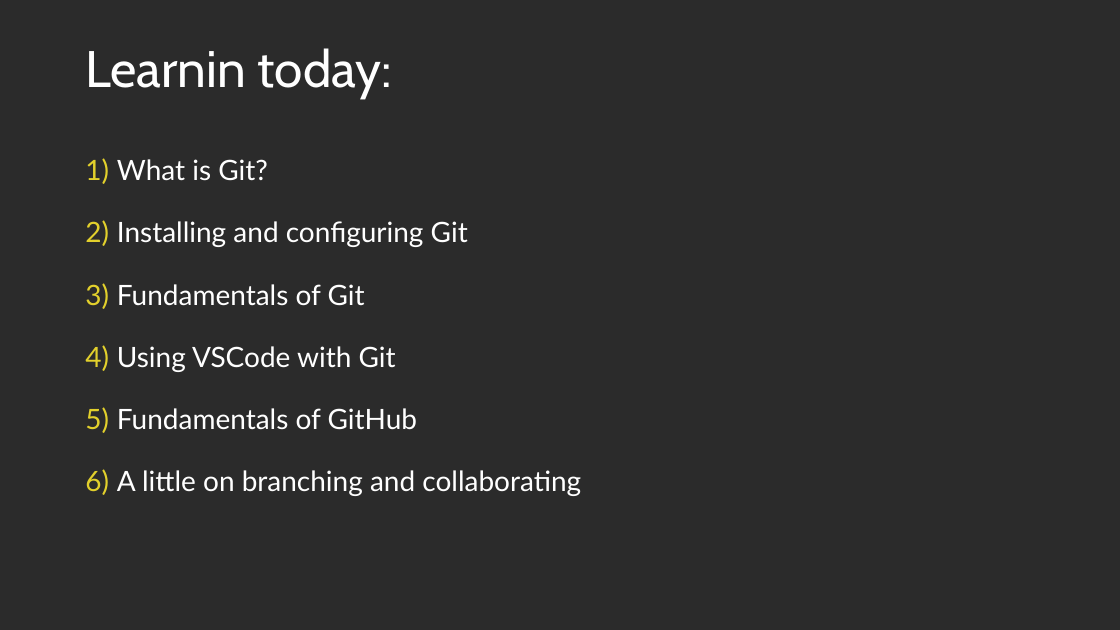
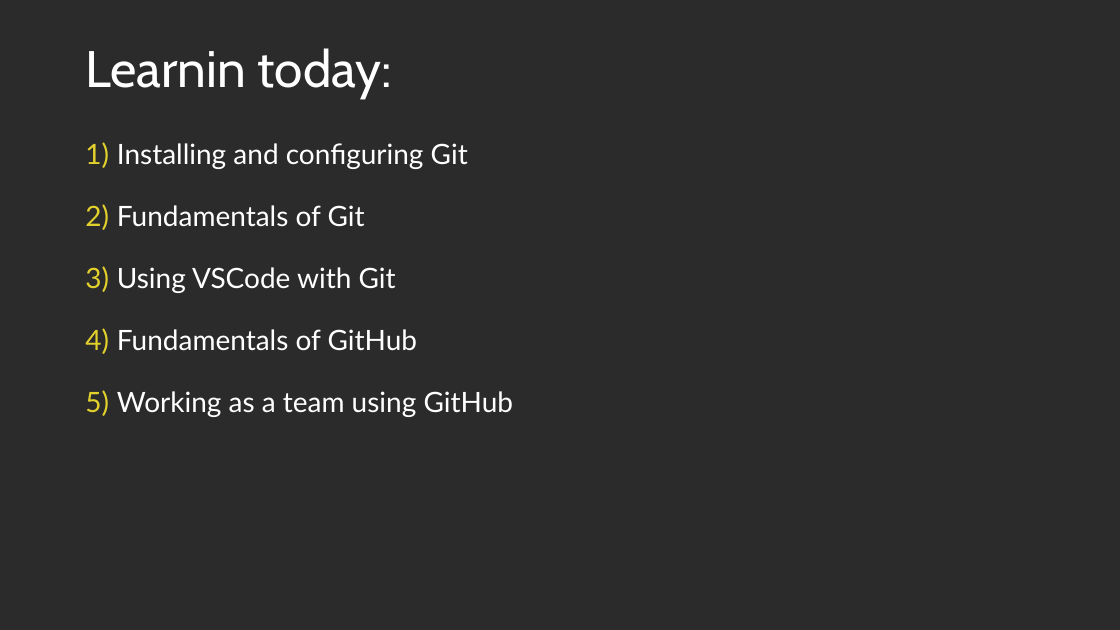
Before and after one commit to Light2Dark/git_tutorial, a slide deck: slide 3 of Git and Github.pptx. Drawn at 1120x630 pixels with LibreOffice and Linux fonts; fonts in the diff are those of the drawing; background and template pictures are left out; a plain dark background stands for a picture behind light text. Boxes give left, top, right and bottom in pixels: in the first picture for what was removed or moved away, otherwise in the second. Text is boxed around its words. In the diff, an @@ line names an element or a change of style, - is before the commit and + after.

Commit message:
updated slides

```diff
--- a/Git and Github.pptx
+++ b/Git and Github.pptx
@@ text "Installing and configuring Git": place and size @@
-text "Installing and configuring Git" at (117,159,581,496)
+text "Installing and configuring Git" at (117,143,513,417)
@@ text at (117,159,268,181): paragraph removed @@
-1) What is Git?
@@ text at (117,391,513,417): text changed @@
-6) A little on branching and collaborating
+5) Working as a team using GitHub
```
Also in this commit, not shown: 6 other slides changed, 1 slide added.
